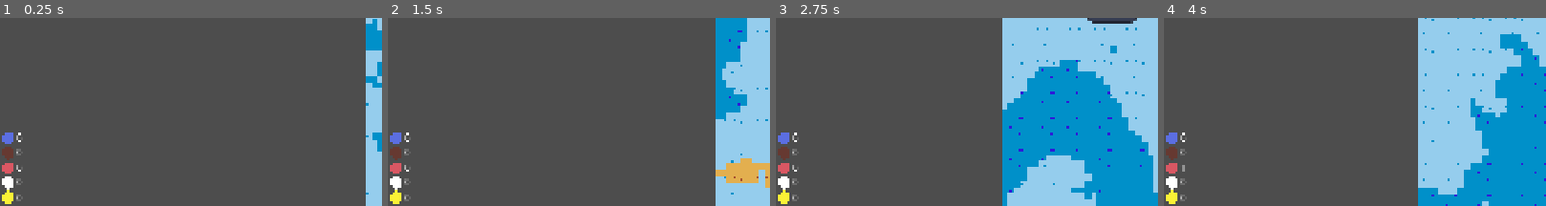
Above: before the commit, frames 1-4 (left to right).
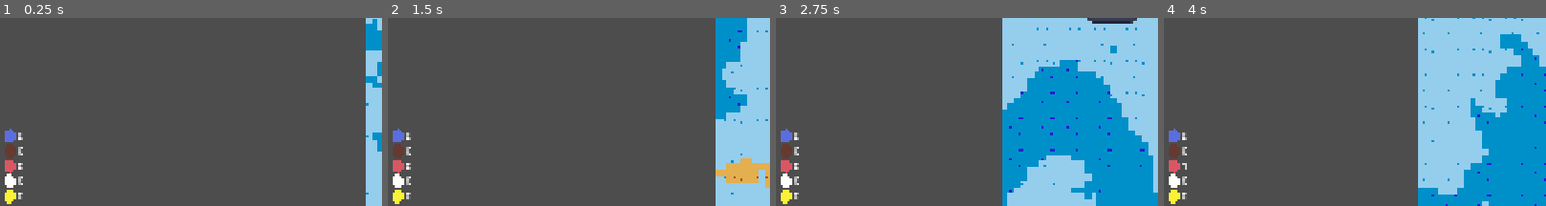
Above: after the commit, the same moments.

Repository: ygda-org/boat-chef
Game: Godot game, scene res://main/main.tscn
Same seed, same stepped clock (60 frames per second), same inputs: the game is played once before the commit and once after it. The engine's default icon, where the game draws it, is replaced by a stand-in: a white triangle on a blue panel in a dark square.
Inputs:
- Up to frame 1 (0.25 s): no input
- Up to frame 2 (1.5 s): tap Enter (ui_accept) at 0.5, 0.77 s; hold D (right) 0.53-1.28 s; tap E (interact) at 0.6, 1.35 s; hold S (down) from 1.28 s (still down)
- Up to frame 3 (2.75 s): tap Enter (ui_accept) at 1.52 s; release S (down) at 2.03 s; hold D (right) from 2.03 s (still down); tap E (interact) at 2.1 s
- Up to frame 4 (4 s): release D (right) at 2.78 s; hold W (up) 2.78-3.53 s; tap E (interact) at 2.85, 3.5, 3.6 s; tap Enter (ui_accept) at 3.02, 3.77 s; hold A (left) from 3.53 s (still down)
The pictures show only the part of the screen within x 0-50%, y 50-100%; the shares and areas given below are measured in that part.

The runs differ from the first frame. In frame 1, 0.8% of the frame differs, in the area x 0-6%, y 58-99%; in frame 2, 0.8%; in frame 3, 0.8%; in frame 4, 0.8%.

Commit message:
Switched Inventory to GridContainer

Diff:
--- a/globals/game_state.gd
+++ b/globals/game_state.gd
@@ -1,5 +1,5 @@
 extends Node
 
-# Brown Yellow White Red Blue
+# Blue Brown Red White Yellow
 
 var inventory = [0,0,0,0,0]
--- a/inventory/inventory.gd
+++ b/inventory/inventory.gd
@@ -1,10 +1,11 @@
 extends Control
 
-@onready var label_blue = $Labels/LabelBlue
-@onready var label_brown = $Labels/LabelBrown
-@onready var label_red = $Labels/LabelRed
-@onready var label_white = $Labels/LabelWhite
-@onready var label_yellow = $Labels/LabelYellow
+@onready var label_blue = $GridContainer/LabelBlue
+@onready var label_brown = $GridContainer/LabelBrown
+@onready var label_red = $GridContainer/LabelRed
+@onready var label_white = $GridContainer/LabelWhite
+@onready var label_yellow = $GridContainer/LabelYellow
+
 
 # Called when the node enters the scene tree for the first time.
 func _ready():
--- a/inventory/inventory.tscn
+++ b/inventory/inventory.tscn
@@ -19,66 +19,59 @@
 grow_vertical = 2
 script = ExtResource("1_62wf1")
 
-[node name="Icons" type="Node" parent="." unique_id=333547143]
+[node name="GridContainer" type="GridContainer" parent="." unique_id=1602721342]
+layout_mode = 0
+offset_left = 9.0
+offset_top = 887.0
+offset_right = 59.0
+offset_bottom = 1073.0
+columns = 2
 
-[node name="Sprite2DBlue" type="Sprite2D" parent="Icons" unique_id=207457985]
-position = Vector2(21, 910)
+[node name="Sprite2DBlue" type="TextureRect" parent="GridContainer" unique_id=1424901708]
+layout_mode = 2
 texture = ExtResource("2_rsmrt")
 
-[node name="Sprite2DBrown" type="Sprite2D" parent="Icons" unique_id=1519802871]
-position = Vector2(21, 947)
-texture = ExtResource("3_f2511")
-
-[node name="Sprite2DRed" type="Sprite2D" parent="Icons" unique_id=226415495]
-position = Vector2(21, 984)
-texture = ExtResource("4_0dv6l")
-
-[node name="Sprite2DWhite" type="Sprite2D" parent="Icons" unique_id=500648665]
-position = Vector2(21, 1021)
-texture = ExtResource("5_022t5")
-
-[node name="Sprite2DYellow" type="Sprite2D" parent="Icons" unique_id=428751601]
-position = Vector2(21, 1058)
-texture = ExtResource("6_locsq")
-
-[node name="Labels" type="Node" parent="." unique_id=1496231051]
-
-[node name="LabelBlue" type="Label" parent="Labels" unique_id=259840147]
-offset_left = 42.0
-offset_top = 892.0
-offset_right = 511.0
-offset_bottom = 926.0
+[node name="LabelBlue" type="Label" parent="GridContainer" unique_id=259840147]
+layout_mode = 2
 text = "1"
 label_settings = SubResource("LabelSettings_c651c")
 
-[node name="LabelBrown" type="Label" parent="Labels" unique_id=237337228]
-offset_left = 42.0
-offset_top = 929.0
-offset_right = 511.0
-offset_bottom = 963.0
+[node name="Sprite2DBrown" type="TextureRect" parent="GridContainer" unique_id=118346165]
+layout_mode = 2
+texture = ExtResource("3_f2511")
+
+[node name="LabelBrown" type="Label" parent="GridContainer" unique_id=237337228]
+layout_mode = 2
 text = "1"
 label_settings = SubResource("LabelSettings_c651c")
 
-[node name="LabelRed" type="Label" parent="Labels" unique_id=378440194]
-offset_left = 42.0
-offset_top = 967.0
-offset_right = 511.0
-offset_bottom = 1001.0
+[node name="Sprite2DRed" type="TextureRect" parent="GridContainer" unique_id=1539686555]
+layout_mode = 2
+texture = ExtResource("4_0dv6l")
+
+[node name="LabelRed" type="Label" parent="GridContainer" unique_id=378440194]
+layout_mode = 2
 text = "1"
 label_settings = SubResource("LabelSettings_c651c")
 
-[node name="LabelWhite" type="Label" parent="Labels" unique_id=554965182]
-offset_left = 42.0
-offset_top = 1003.0
-offset_right = 511.0
-offset_bottom = 1037.0
+[node name="Sprite2DWhite" type="TextureRect" parent="GridContainer" unique_id=78816909]
+layout_mode = 2
+texture = ExtResource("5_022t5")
+
+[node name="LabelWhite" type="Label" parent="GridContainer" unique_id=554965182]
+layout_mode = 2
 text = "1"
 label_settings = SubResource("LabelSettings_c651c")
 
-[node name="LabelYellow" type="Label" parent="Labels" unique_id=707316435]
-offset_left = 42.0
-offset_top = 1043.0
-offset_right = 511.0
-offset_bottom = 1077.0
+[node name="Sprite2DYellow" type="TextureRect" parent="GridContainer" unique_id=1745823045]
+layout_mode = 2
+texture = ExtResource("6_locsq")
+
+[node name="LabelYellow" type="Label" parent="GridContainer" unique_id=707316435]
+layout_mode = 2
 text = "1"
 label_settings = SubResource("LabelSettings_c651c")
+
+[node name="Icons" type="Node" parent="." unique_id=333547143]
+
+[node name="Labels" type="Node" parent="." unique_id=1496231051]
